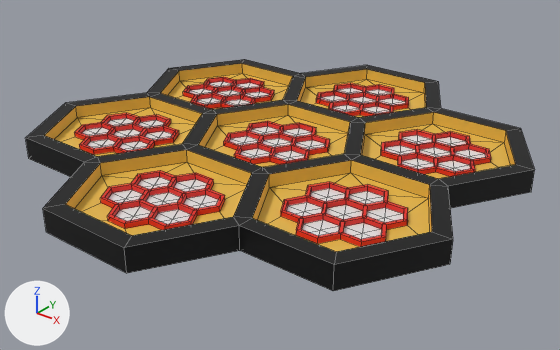
Renders of the Blender file Blender/WorldGrid.blend from each side of a commit.
Camera for both pictures: a 50 mm lens placed at (35.6, -44.1, 25.6), pointed at (0.9, -0.7, -1.4). The lights are fixed; the arrows at lower left show +X, +Y and +Z. Mesh edges are drawn as thin lines.

In view in the first picture: 'World_Grid.SizedUpx5'.
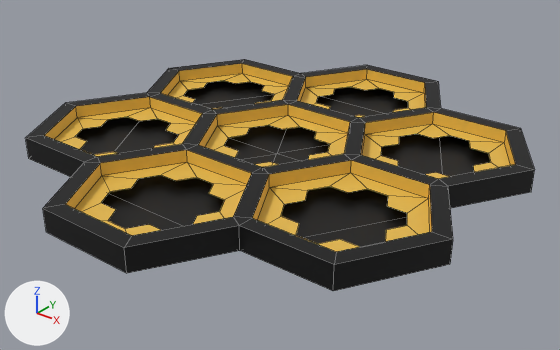
The change, as JSON lines over the scene's bpy script:
```json
{"block": "me_circle_004", "where": "# used by ob_world_grid_sizedupx5; location = (0.0, 0.0, 0.0)"}
{"op": "remove", "block": "me_circle_004", "code": "me_circle_004.from_pydata(...)  # 1010 vertices, 1206 faces; spans x -18.6..18.6, y -19.2..19.2, z 0.0..1.8"}
{"op": "add", "block": "me_circle_004", "code": "me_circle_004.from_pydata(...)  # 254 vertices, 198 faces; spans x -18.6..18.6, y -19.2..19.2, z 0.0..1.8"}
{"block": "me_circle_004", "change": "me_circle_004 part 1: 756 vertices removed from x -14.7..14.7, y -16.5..16.5, z 0.8..1.1"}
{"op": "remove", "block": "me_circle_004", "code": "me_circle_004.materials.append(mat_m_white)  # white #e7e7e7"}
{"op": "remove", "block": "me_circle_004", "code": "me_circle_004.materials.append(mat_m_sides)  # red #e72718"}
```

Pixel boxes [x1, y1, x2, y2] of what changed, in the pictures (560 x 350 px):
```json
{"part": 1, "of": "me_circle_004", "change": "deleted", "before": [74, 77, 491, 247]}
```
